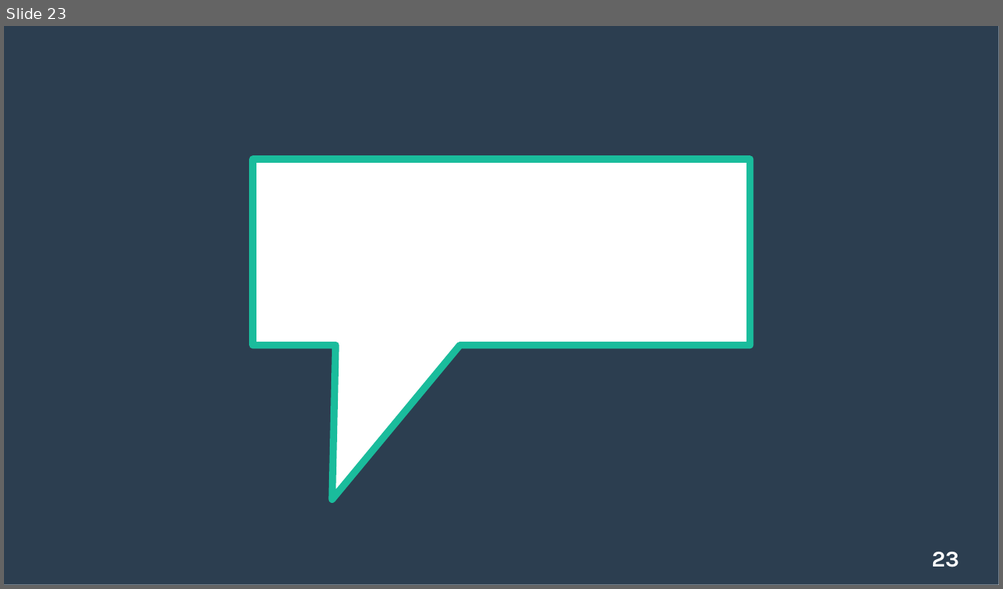
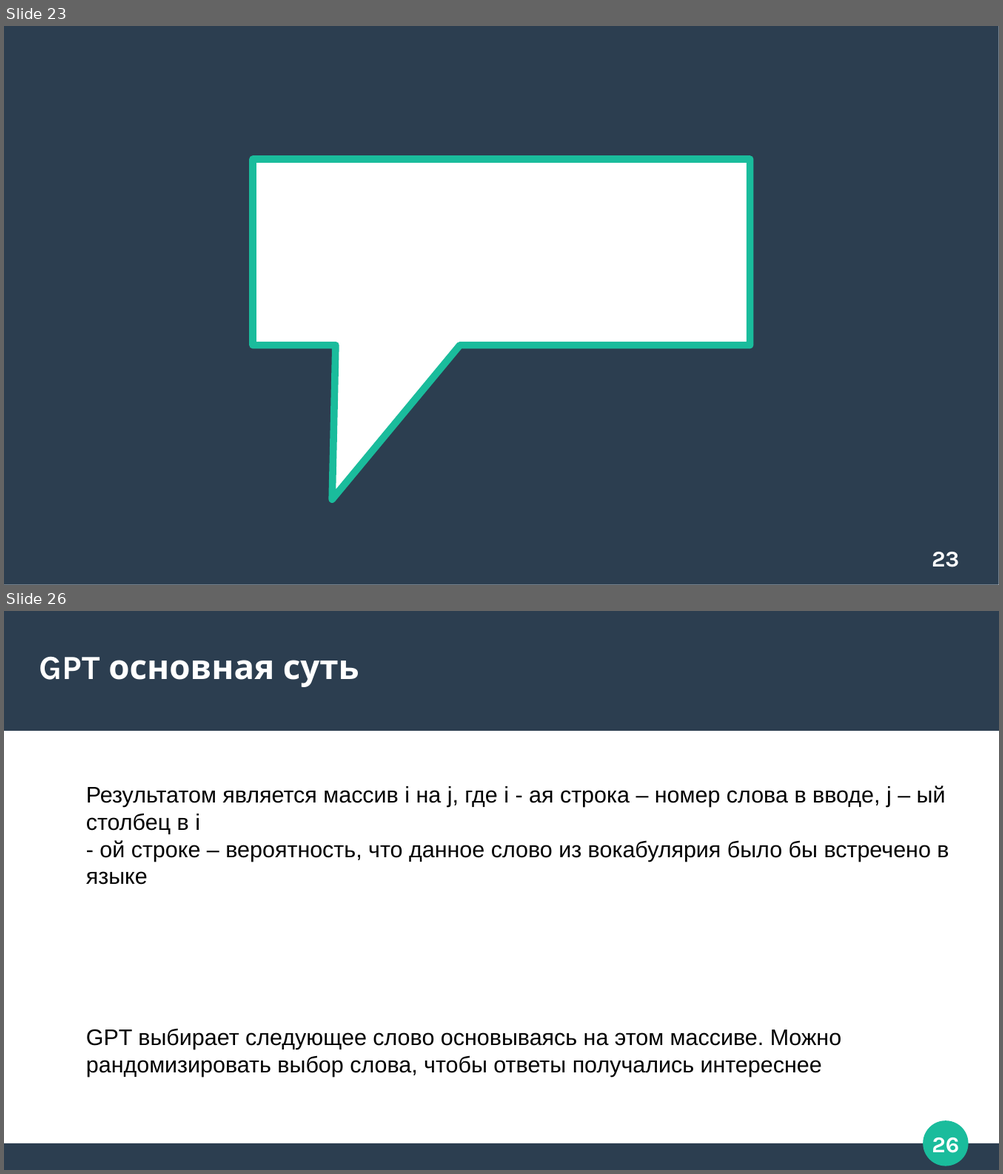
Before and after one commit to Zorinal/FilmBot, a slide deck: Трансфомеры.pptx. Shown one above the other, each under a label of ours: slide 23 before the commit, slides 23 and 26 after it; the slides between them are not shown. The pictures are 1003x589 and 1003x1174 pixels, drawn with LibreOffice and Linux fonts; fonts in the diff are those of the drawing. Boxes give left, top, right and bottom in pixels: in the first picture for what was removed or moved away, otherwise in the second. Text is boxed around its words. In the diff, an @@ line names an element or a change of style, - is before the commit and + after.

```diff
--- a/Трансфомеры.pptx
+++ b/Трансфомеры.pptx
@@ slide 26 added at (4, 611, 999, 1170), background #FFFFFF @@
@@ rectangle added at (4, 611, 999, 731), fill #2C3E50 @@
@@ title added at (40, 656, 359, 687), 27 pt, text #FFFFFF, bold @@
+GPT основная суть
@@ text added at (86, 786, 948, 885), 18 pt, text #000000 @@
+Результатом является массив i на j, где i - ая строка – номер слова в вводе, j – ый столбец в i
+- ой строке – вероятность, что данное слово из вокабулярия было бы встречено в языке
@@ text added at (86, 1028, 841, 1077), 18 pt, text #000000 @@
+GPT выбирает следующее слово основываясь на этом массиве. Можно рандомизировать выбор слова, чтобы ответы получались интереснее
@@ ellipse added at (924, 1122, 968, 1166), fill #1ABC9C, outline #1ABC9C 0.85 pt @@
@@ page number added at (931, 1138, 959, 1153), 18 pt, text #FFFFFF, bold @@
+26
@@ rectangle added at (4, 1145, 999, 1170), fill #2C3E50 @@
```
Also in this commit, not shown: 2 slides changed, 3 other slides added.
